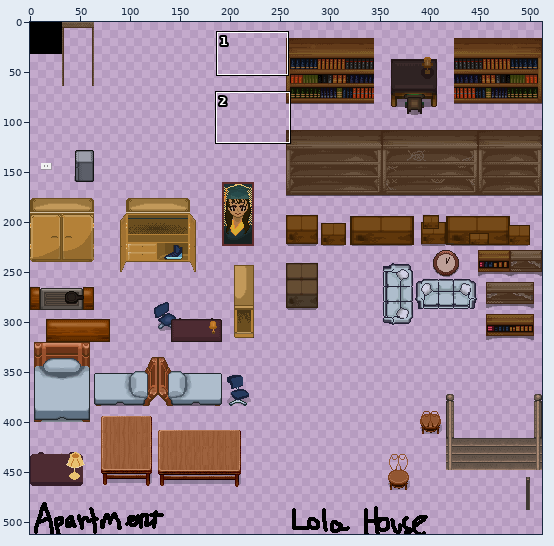
Edited in one commit: sprite sheet (LIT12Game/img/tilesets/LIT-Inside_B.png). The first picture is a wide view before the edit; the outline marks the close-up.
Close-up. The starting point:
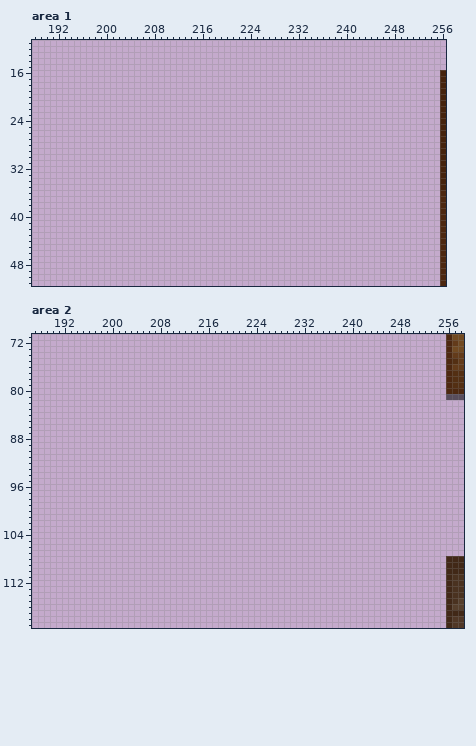
The file is 512x512 pixels. Pixels under 10% opacity are left out. Colours within 5 levels of each other are drawn and written as one. Shown: area 1: x 188..256, y 11..51; area 2: x 187..258, y 71..119. The commit also changed other parts of the picture, which this record leaves out.
The result:
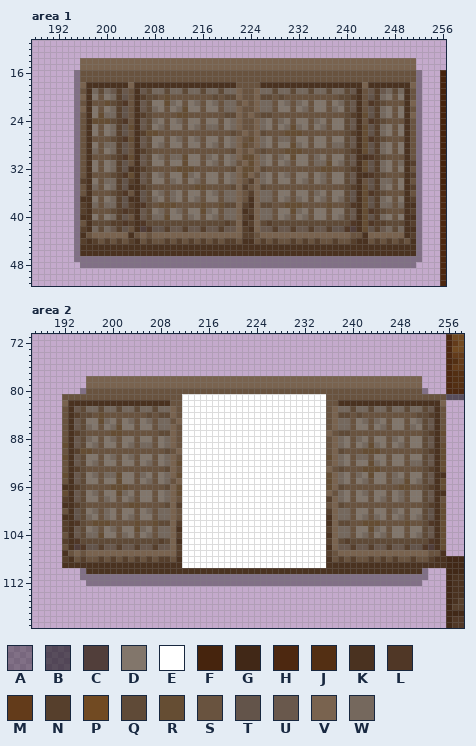
Palette (. is transparent): A #00000057  B #0000008c  C #513e3a  D #82766b  E #ffffff  F #46240d  G #412817  H #4d2810  J #532f13  K #4a3220  L #503726  M #633b1a  N #563f2c  P #714a22  Q #5f4a37  R #654d33  S #69533f  T #63544a  U #69584c  V #79634f  W #75685d
Diff:
Changed rows in their new state; - is an unchanged pixel.
Area 1:
first column x 195:
14 -VVVVVVVVVVVVVVVVVVVVVVVVVVVVVVVVVVVVVVVVVVVVVVVVVVVVVVVV-
15 -VVVVVVVVVVVVVVVVVVVVVVVVVVVVVVVVVVVVVVVVVVVVVVVVVVVVVVVV-
16 ASSSSSSSSSSSSSSSSSSSSSSSSSSSSSSSSSSSSSSSSSSSSSSSSSSSSSSSSA
17 ASSSSSSSSSSSSSSSSSSSSSSSSSSSSSSSSSSSSSSSSSSSSSSSSSSSSSSSSA
18 AVKKKKKKKVKKKKKKKKKKKKKKKKKSSSSKKKKKKKKKKKKKKKKKVKKKKKKKVA
19 ASKWQWUNUSKUQWWQWWQWWQWWQWWVSSVWWQWWQWWQWWQWWQUKSUNUWQWKSA
20 AVKDSDWNTSKNQQSRSSSSSSSQSQQVSSVQQSQSSSSSSSSSQQNKSTNWDSDKSA
21 ASKSSRQNLSKUQDDRWDSDWSDWSWWSVSVWWSDWSWDSDDSDWQUKSLNQSSSKVA
22 AVKDSDWNTSKUQWDSDWRDDSDDSWWVSSVWWSDDSDWSDDSWDQUKSTNWDSDKSA
23 ASKDRWWNTSKNQSSSSRRSSSSSSQQVSVSQQSSSSSSSSSSSSQNKRTNWDSDKVA
24 ASKRRRQNLSKUQWDSDWSDDSDDSDWVSSVWDSWDSDDSWDSDDQUKSLNQSSSKSA
25 ASKDSDWNTRKUQDWSDDSDWSWWSDWVSSVWDSDWRWDSDWSDDQUKRTNWDSDKSA
26 ASKDSDWNTSKNRRSSSSSSSSSSSSQSVSVQSSSRRRSSSSSSSQNKRTNWDSDKSA
27 ASKSSSQNLRKUQDDSDWSDWSDDSDWVSRVWDSWWSDDSDDSDDQUKRLNQSSSKSA
28 ASKDSWWNTSKUQDWSDDSDDSDWSDWVRSVWDSDDRWDSDDSWWQUKRTNWDSDKSA
29 ASKWSDWNTSKNQSSSSSSSSSSSSSQVSVSQSSSRRRSSSSSSSQNKRTNWDSDKSA
30 ASKSSSQNLRKUQDWSWWRDDSWDSDWVRRVWDSWDRDDSWDSDDQUKKLNQSSSKSA
31 ASKDSDWNTSKUQDDSDDRDDSDWSDWSVRVWDSDWSDDSWWRDWQUKRTNWDSWKNA
32 ASKDSDWNTKKNQSSSSRRRSSSSSSQVRRVQSSSSSSSSSRRSSQNKRTNWDSDKSA
33 ASKSSSQNLRKUQDWSDDRWDSDDSDWVRVSWDSDWSDDSDWSDDQUKKLNQSSSKNA
34 ANKDSWWNTNKUQDDSWDSDWSDDSDWVSNVWDSDDSDWSDWSDDQUKSTNWWSDKSA
35 ASKWSDWNTKKNQSSSSSSSRRSSSSQVNSVQSSSSSSSSSSSSSQNKRTNWDSDKNA
36 ASKSSSQNLSKTQDWSWDSDDSDWSWWVSNVWWSDDSDDSWDSDDQTKRLNQSSSKSA
37 AKKDSDWNTKKTQWDSWDSDWSDDSWWVSKVWWSDWSWDSDWSDWQTKRTNWDSDKNA
38 ANKWSWWNTNKLQSRRRSSSSRSSRQQVNKVQQSSRRRSSSSRSSQLKRTNWWSWKKA
39 ANKSSSQNLNKUQDWSDWSDDRWDSWWVKNVWWSDDRWDSDDSDDQUKRLNQSSSKNA
40 AKKDSDWNTSKUQWWRDDSWDSDWSWWVNKVWWSDWSDWSDDSDWQUKRTNWDSDKKA
41 ASKQQQNNLNKLQQQQQQQQQQQQQNQVKNVQNQQQQQQQQQQQQQLKRLNNQQQKNA
42 ANKWQWUNTSKCLTTNUUNUUNUUNUUVNKVUUNUUNUUNUUNTTLCKRTNUWQWKKA
43 AKSVVVVVVKSVSVVVVVVVVVVVVVVVNNSVVVVVVVVVVVVVVVSSKVVVVVVKNA
44 ANKNSNSNSNKSNSSNSNSNSNSNSNNSKKSNSNSSNSNSNSSNSSNKKSNSNSNSKA
45 AKKKKKKKKKKKKKKKKKKKKKKKKKKKKKKKKKKKKKKKKKKKKKKKKKKKKKKKKA
46 AKKKKKKKKKKKKKKKKKKKKKKKKKKKKKKKKKKKKKKKKKKKKKKKKKKKKKKKKA
47 AAAAAAAAAAAAAAAAAAAAAAAAAAAAAAAAAAAAAAAAAAAAAAAAAAAAAAAAAA
48 -AAAAAAAAAAAAAAAAAAAAAAAAAAAAAAAAAAAAAAAAAAAAAAAAAAAAAAAA-
Area 2:
first column x 192:
 78 ----VVVVVVVVVVVVVVVVVVVVVVVVVVVVVVVVVVVVVVVVVVVVVVVVVVVVVVVV----
 79 ----VVVVVVVVVVVVVVVVVVVVVVVVVVVVVVVVVVVVVVVVVVVVVVVVVVVVVVVV----
 80 ---ASSSSSSSSSSSSSSSSSSSSSSSSSSSSSSSSSSSSSSSSSSSSSSSSSSSSSSSSA---
 81 SSSSSSSSSSSSSSSSSSSSEEEEEEEEEEEEEEEEEEEEEEEESSSSSSSSSSSSSSSSSSSS
 82 VKKKKKKKKKKKKKKKKKSSEEEEEEEEEEEEEEEEEEEEEEEESSKKKKKKKKKKKKKKKKKV
 83 SKUQWWQWWQWWQWWQWWVSEEEEEEEEEEEEEEEEEEEEEEEESVWWQWWQWWQWWQWWQUKS
 84 SKNQQSRSSSSSSSQSQQVSEEEEEEEEEEEEEEEEEEEEEEEESVQQSQSSSSSSSSSQQNKS
 85 SKUQDDRWDSDWSDWSWWSVEEEEEEEEEEEEEEEEEEEEEEEESVWWSDWSWDSDDSDWQUKS
 86 SKUQWDSDWRDDSDDSWWVSEEEEEEEEEEEEEEEEEEEEEEEESVWWSDDSDWSDDSWDQUKS
 87 SKNQSSSSRRSSSSSSQQVSEEEEEEEEEEEEEEEEEEEEEEEEVSQQSSSSSSSSSSSSQNKR
 88 SKUQWDSDWSDDSDDSDWVSEEEEEEEEEEEEEEEEEEEEEEEESVWDSWDSDDSWDSDDQUKS
 89 RKUQDWSDDSDWSWWSDWVSEEEEEEEEEEEEEEEEEEEEEEEESVWDSDWRWDSDWSDDQUKR
 90 SKNRRSSSSSSSSSSSSQSVEEEEEEEEEEEEEEEEEEEEEEEESVQSSSRRRSSSSSSSQNKR
 91 RKUQDDSDWSDWSDDSDWVSEEEEEEEEEEEEEEEEEEEEEEEERVWDSWWSDDSDDSDDQUKR
 92 SKUQDWSDDSDDSDWSDWVREEEEEEEEEEEEEEEEEEEEEEEESVWDSDDRWDSDDSWWQUKR
 93 SKNQSSSSSSSSSSSSSQVSEEEEEEEEEEEEEEEEEEEEEEEEVSQSSSRRRSSSSSSSQNKR
 94 RKUQDWSWWRDDSWDSDWVREEEEEEEEEEEEEEEEEEEEEEEERVWDSWDRDDSWDSDDQUKK
 95 SKUQDDSDDRDDSDWSDWSVEEEEEEEEEEEEEEEEEEEEEEEERVWDSDWSDDSWWRDWQUKR
 96 KKNQSSSSRRRSSSSSSQVREEEEEEEEEEEEEEEEEEEEEEEERVQSSSSSSSSSRRSSQNKR
 97 RKUQDWSDDRWDSDDSDWVREEEEEEEEEEEEEEEEEEEEEEEEVSWDSDWSDDSDWSDDQUKK
 98 NKUQDDSWDSDWSDDSDWVSEEEEEEEEEEEEEEEEEEEEEEEENVWDSDDSDWSDWSDDQUKS
 99 KKNQSSSSSSSRRSSSSQVNEEEEEEEEEEEEEEEEEEEEEEEESVQSSSSSSSSSSSSSQNKR
100 SKTQDWSWDSDDSDWSWWVSEEEEEEEEEEEEEEEEEEEEEEEENVWWSDDSDDSWDSDDQTKR
101 KKTQWDSWDSDWSDDSWWVSEEEEEEEEEEEEEEEEEEEEEEEEKVWWSDWSWDSDWSDWQTKR
102 NKLQSRRRSSSSRSSRQQVNEEEEEEEEEEEEEEEEEEEEEEEEKVQQSSRRRSSSSRSSQLKR
103 NKUQDWSDWSDDRWDSWWVKEEEEEEEEEEEEEEEEEEEEEEEENVWWSDDRWDSDDSDDQUKR
104 SKUQWWRDDSWDSDWSWWVNEEEEEEEEEEEEEEEEEEEEEEEEKVWWSDWSDWSDDSDWQUKR
105 NKLQQQQQQQQQQQQQNQVKEEEEEEEEEEEEEEEEEEEEEEEENVQNQQQQQQQQQQQQQLKR
106 SKCLTTNUUNUUNUUNUUVNEEEEEEEEEEEEEEEEEEEEEEEEKVUUNUUNUUNUUNTTLCKR
107 KSVSVVVVVVVVVVVVVVVNEEEEEEEEEEEEEEEEEEEEEEEENSVVVVVVVVVVVVVVVSSK
108 NKSNSSNSNSNSNSNSNNSKEEEEEEEEEEEEEEEEEEEEEEEEKSNSNSSNSNSNSSNSSNKK
109 KKKKKKKKKKKKKKKKKKKKEEEEEEEEEEEEEEEEEEEEEEEEKKKKKKKKKKKKKKKKKKKK
110 ---AKKKKKKKKKKKKKKKKKKKKKKKKKKKKKKKKKKKKKKKKKKKKKKKKKKKKKKKKA---
111 ---AAAAAAAAAAAAAAAAAAAAAAAAAAAAAAAAAAAAAAAAAAAAAAAAAAAAAAAAAA---
112 ----AAAAAAAAAAAAAAAAAAAAAAAAAAAAAAAAAAAAAAAAAAAAAAAAAAAAAAAA----
Changed places in both close-ups, as pixel boxes (x1, y1, x2, y2):
added: (74, 58, 422, 268)
added: (62, 376, 446, 586)
